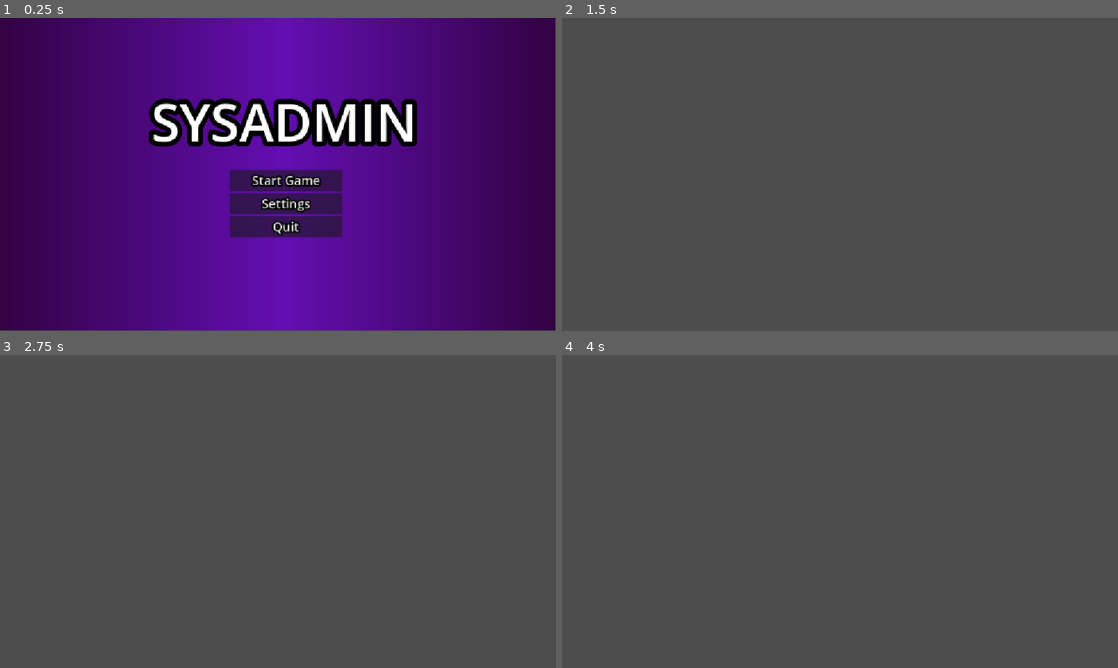
Above: before the commit, frames 1-4 (two rows, left to right).
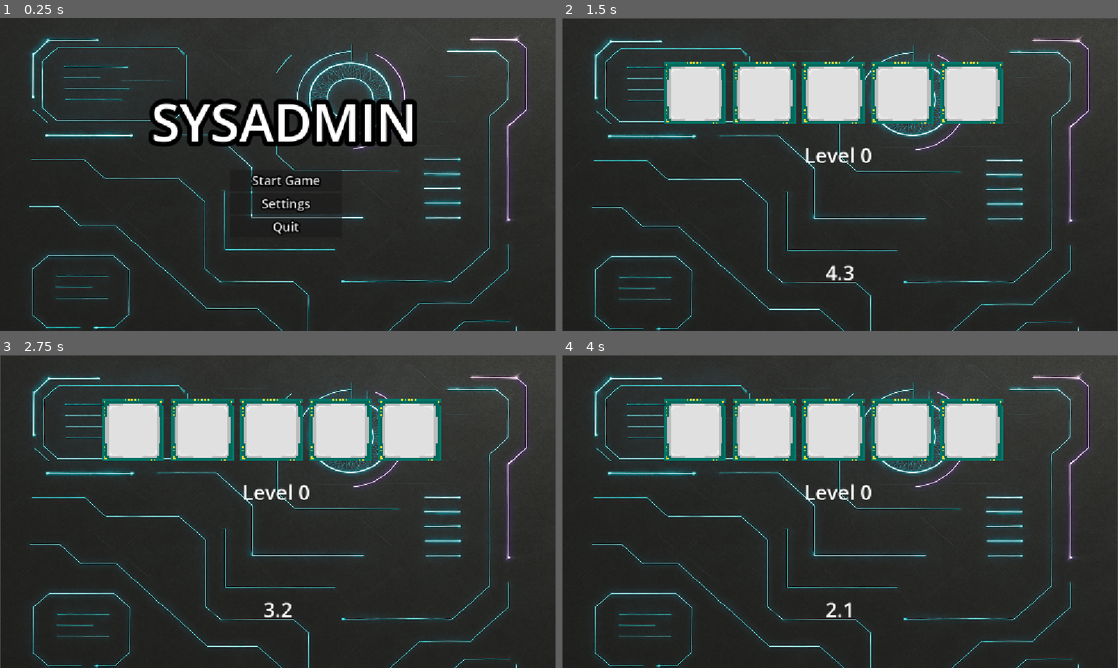
Above: after the commit, the same moments.

Repository: AlexGullish/sysadmin
Game: Godot game, scene res://title_screen.tscn
The game is run twice, just before and just after one commit, with the same random seed, the same clock (stepped at 60 frames per second) and the same inputs.
Inputs (mouse positions are in pixels of both pictures, inside the frame that each line leads up to):
- Up to frame 1 (0.25 s): no input
- Up to frame 2 (1.5 s): click "Start Game" at 0.5 s; tap Enter at 1.25 s; move the mouse to (962, 158) at 1.27 s; hold Right from 1.28 s (still down); tap Alt at 1.35 s; click (962, 158) at 1.42 s
- Up to frame 3 (2.75 s): move the mouse to (166, 527) at 2.02 s; release Right at 2.03 s; hold Down from 2.03 s (still down); tap Shift at 2.1 s
- Up to frame 4 (4 s): move the mouse to (895, 442) at 2.77 s; release Down at 2.78 s; hold Right 2.78-3.53 s; tap Alt at 2.85 s; move the mouse to (812, 574) at 3.52 s; hold Up from 3.53 s (still down); tap Shift at 3.6 s; click (812, 574) at 3.67 s

The runs differ from the first frame. In frame 1, 93% of the frame differs, in the area x 0-100%, y 0-100%; in frame 2, 92%; in frame 3, 92%; in frame 4, 92%.

Commit message:
Level setip and inital frameworks

Diff:
--- /dev/null
+++ b/Global.gd
@@ -0,0 +1,4 @@
+extends Node
+
+var minigames_done = 0
+var lives = 5
--- a/level_scene.tscn
+++ b/level_scene.tscn
@@ -1,3 +1,63 @@
 [gd_scene format=3 uid="uid://b03nxu6c6wn60"]
 
+[ext_resource type="Script" uid="uid://cc5aow4vb7x4x" path="res://timer_screen.gd" id="1_3mivm"]
+[ext_resource type="Texture2D" uid="uid://1tik3ok0ukr3" path="res://scifi_panel_1_color_1k.png" id="1_4quuv"]
+[ext_resource type="Texture2D" uid="uid://bsbfb3lb0all5" path="res://sr20f9583311551.png" id="3_lwxgr"]
+
 [node name="Node2D" type="Node2D" unique_id=1425281618]
+script = ExtResource("1_3mivm")
+
+[node name="TextureRect" type="TextureRect" parent="." unique_id=1963565400]
+offset_left = 2.0
+offset_top = 2.0
+offset_right = 1149.0
+offset_bottom = 886.0
+texture = ExtResource("1_4quuv")
+
+[node name="CPU_container" type="HBoxContainer" parent="." unique_id=1753900237]
+offset_left = 207.8
+offset_top = 84.985
+offset_right = 1004.8608
+offset_bottom = 224.17009
+
+[node name="CPU" type="TextureRect" parent="CPU_container" unique_id=1934821684]
+layout_mode = 2
+texture = ExtResource("3_lwxgr")
+expand_mode = 2
+stretch_mode = 4
+
+[node name="CPU2" type="TextureRect" parent="CPU_container" unique_id=1417709068]
+layout_mode = 2
+texture = ExtResource("3_lwxgr")
+expand_mode = 2
+
+[node name="CPU3" type="TextureRect" parent="CPU_container" unique_id=1583824105]
+layout_mode = 2
+texture = ExtResource("3_lwxgr")
+expand_mode = 2
+
+[node name="CPU4" type="TextureRect" parent="CPU_container" unique_id=41961316]
+layout_mode = 2
+texture = ExtResource("3_lwxgr")
+expand_mode = 2
+
+[node name="CPU5" type="TextureRect" parent="CPU_container" unique_id=159226804]
+layout_mode = 2
+texture = ExtResource("3_lwxgr")
+expand_mode = 2
+
+[node name="Level" type="RichTextLabel" parent="." unique_id=1809346338]
+offset_left = 502.0
+offset_top = 255.0
+offset_right = 891.0
+offset_bottom = 453.0
+theme_override_font_sizes/normal_font_size = 42
+text = "Level #"
+
+[node name="Timer" type="RichTextLabel" parent="." unique_id=1846333995]
+offset_left = 546.0
+offset_top = 498.0
+offset_right = 635.0
+offset_bottom = 562.0
+theme_override_font_sizes/normal_font_size = 42
+text = "0.0"
--- /dev/null
+++ b/minigame_timer.gd
@@ -0,0 +1,21 @@
+extends Node2D
+@onready var timer: RichTextLabel = $timer
+
+var time : float
+
+func _ready() -> void:
+	pass
+
+func _process(delta: float) -> void:
+	timer.text = str(snapped(time, 0.10))
+
+func Timer(start_time: float):
+	time = start_time
+
+	while time > 0.0:
+		await wait(0.10)
+		time = time - 0.10
+	return
+
+func wait(seconds: float) -> void:
+	await get_tree().create_timer(seconds).timeout
--- /dev/null
+++ b/minigame_timer.tscn
@@ -0,0 +1,10 @@
+[gd_scene format=3 uid="uid://dlodwni6ljp2c"]
+
+[ext_resource type="Script" uid="uid://cg58b1yk4k3na" path="res://minigame_timer.gd" id="1_4ajrp"]
+
+[node name="Node2D" type="Node2D" unique_id=27844687]
+script = ExtResource("1_4ajrp")
+
+[node name="timer" type="RichTextLabel" parent="." unique_id=1827450671]
+offset_right = 40.0
+offset_bottom = 40.0
--- a/project.godot
+++ b/project.godot
@@ -15,6 +15,10 @@
 config/features=PackedStringArray("4.7", "Forward Plus")
 config/icon="res://icon.svg"
 
+[autoload]
+
+Global="*uid://bwiv6sp0b72fj"
+
 [display]
 
 window/stretch/mode="canvas_items"
--- /dev/null
+++ b/timer_screen.gd
@@ -0,0 +1,48 @@
+extends Node2D
+@onready var CPU_container: HBoxContainer = $CPU_container
+@onready var CPU: TextureRect = $CPU_container/CPU
+@onready var CPU_2: TextureRect = $CPU_container/CPU2
+@onready var CPU_3: TextureRect = $CPU_container/CPU3
+@onready var CPU_4: TextureRect = $CPU_container/CPU4
+@onready var CPU_5: TextureRect = $CPU_container/CPU5
+@onready var level: RichTextLabel = $Level
+@onready var timer: RichTextLabel = $Timer
+
+var time
+
+func _ready() -> void:
+	await Timer(5.0)
+
+	if Global.minigames_done < 3:
+		Global.minigames_done = Global.minigames_done + 1
+		get_tree().change_scene_to_file("res://minigames/minigame_" + str(Global.minigames_done)+".tscn")
+
+func _process(delta: float) -> void:
+	match Global.lives:
+		4:
+			CPU.hide()
+		3:
+			CPU.hide()
+			CPU_2.hide()
+		2:
+			CPU.hide()
+			CPU_2.hide()
+			CPU_3.hide()
+		1:
+			CPU.hide()
+			CPU_2.hide()
+			CPU_3.hide()
+			CPU_4.hide()
+		0:
+			CPU_container.hide()
+	timer.text = str(time)
+	level.text = "Level " + str(Global.minigames_done)
+func Timer(start_time: float):
+	time = start_time
+	while time > 0.0:
+		await wait(0.1)
+		time -= 0.1
+	return
+
+func wait(seconds: float) -> void:
+	await get_tree().create_timer(seconds).timeout
--- a/title_screen.tscn
+++ b/title_screen.tscn
@@ -1,21 +1,15 @@
 [gd_scene format=3 uid="uid://bdbohcp0lwp1x"]
 
 [ext_resource type="Script" uid="uid://b2r8xpvqdf0tv" path="res://title_screen.gd" id="1_v6p8y"]
-
-[sub_resource type="Gradient" id="Gradient_1s85s"]
-offsets = PackedFloat32Array(0, 0.5120482, 1)
-colors = PackedColorArray(0.19607843, 0.007843138, 0.2627451, 1, 0.38847667, 0.0542823, 0.6988598, 1, 0.19800767, 0.007420366, 0.26141807, 1)
-
-[sub_resource type="GradientTexture1D" id="GradientTexture1D_6gfnv"]
-gradient = SubResource("Gradient_1s85s")
+[ext_resource type="Texture2D" uid="uid://1tik3ok0ukr3" path="res://scifi_panel_1_color_1k.png" id="2_ak2if"]
 
 [node name="TitleScreen" type="Node2D" unique_id=73056194]
 script = ExtResource("1_v6p8y")
 
 [node name="Background" type="TextureRect" parent="." unique_id=111360918]
 offset_right = 1149.0
-offset_bottom = 646.0
-texture = SubResource("GradientTexture1D_6gfnv")
+offset_bottom = 1024.0
+texture = ExtResource("2_ak2if")
 
 [node name="RichTextLabel" type="RichTextLabel" parent="." unique_id=930695470]
 clip_contents = false
Not shown, added: Global.gd.uid
Not shown, added: minigame_timer.gd.uid
Binary file added: scifi_panel_1_color_1k.png
Not shown, added: scifi_panel_1_color_1k.png.import
Binary file added: sr20f9583311551.png
Not shown, added: sr20f9583311551.png.import
Not shown, added: timer_screen.gd.uid
